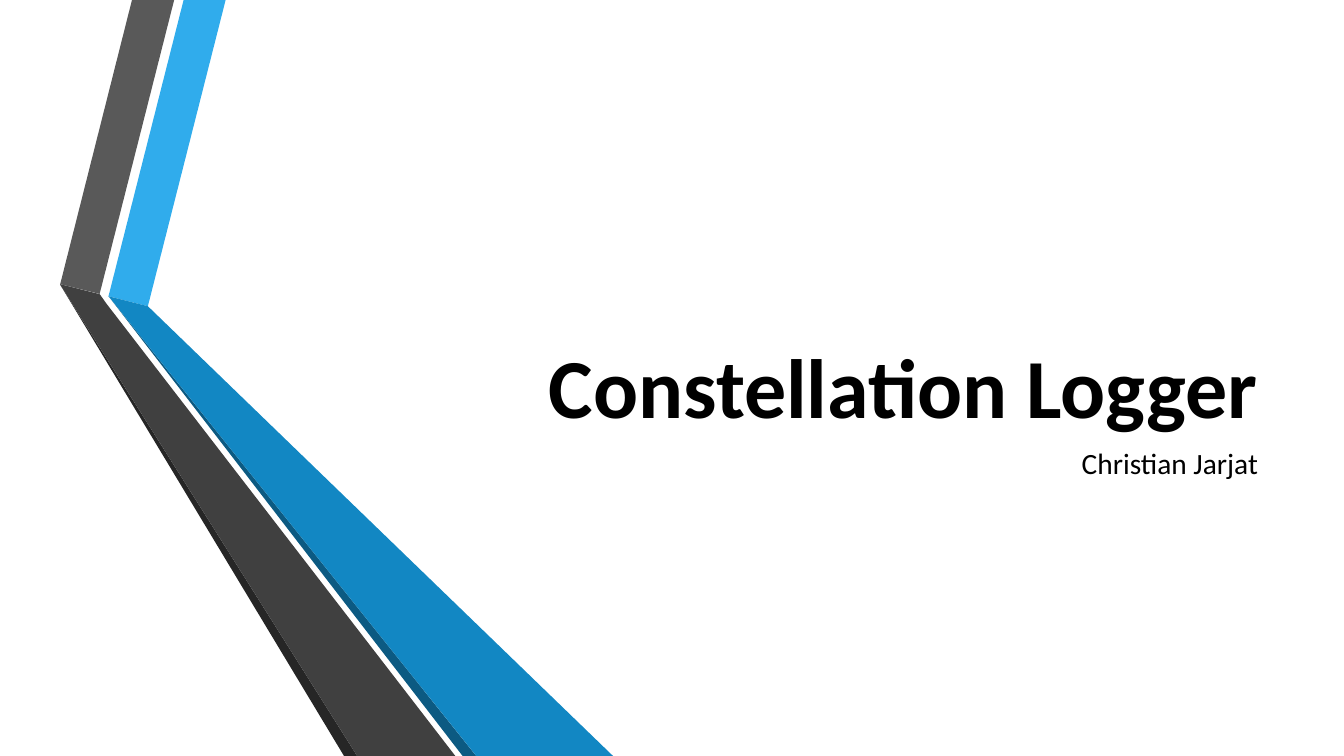
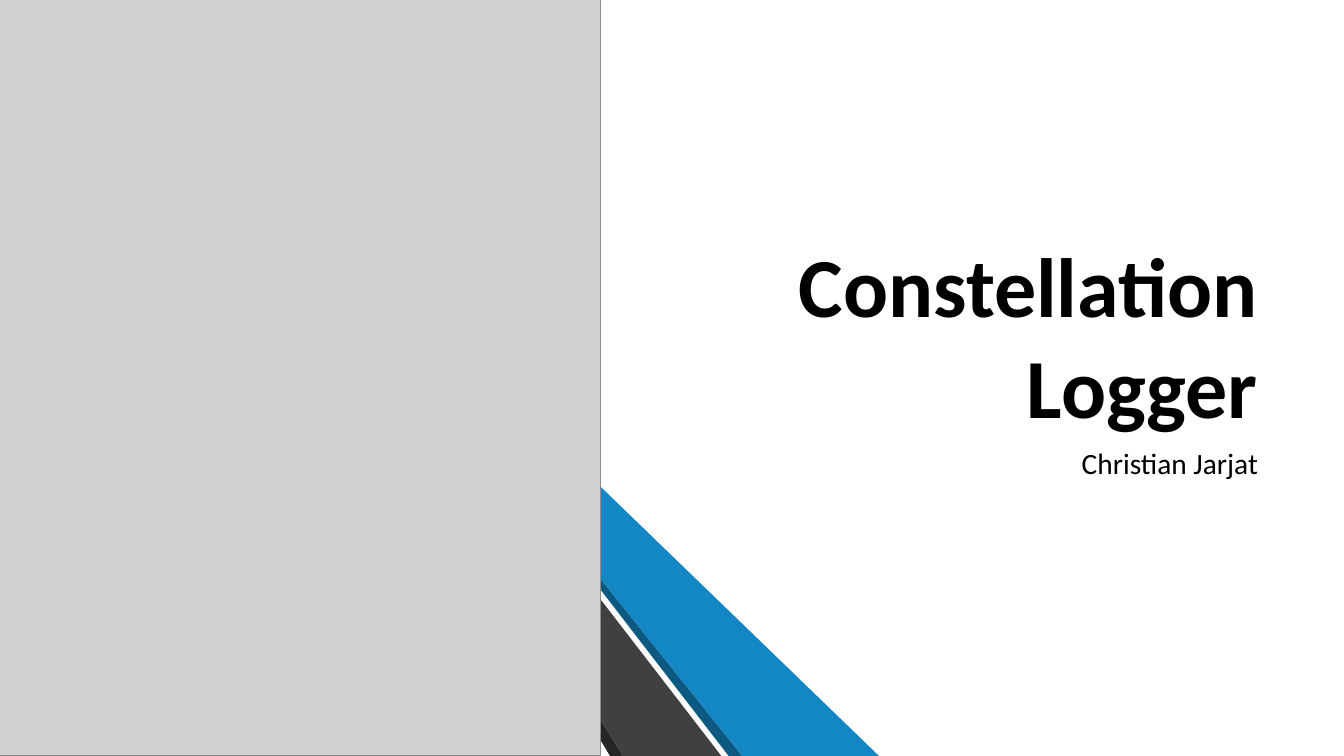
Before and after one commit to jarjc001/ConstellationLogger, a slide deck: slide 1 of Presentation/Jarjat-ConstellationLogger-Presentation.pptx. Drawn at 1344x756 pixels with LibreOffice and Linux fonts; fonts in the diff are those of the drawing; grey boxes stand for pictures; background and template pictures are left out. Boxes give left, top, right and bottom in pixels: in the first picture for what was removed or moved away, otherwise in the second. Text is boxed around its words. In the diff, an @@ line names an element or a change of style, - is before the commit and + after.

```diff
--- a/Presentation/Jarjat-ConstellationLogger-Presentation.pptx
+++ b/Presentation/Jarjat-ConstellationLogger-Presentation.pptx
@@ rectangle added at (0, 0, 1344, 756), fill #FFFFFF @@
@@ picture added at (0, 0, 601, 756) @@
@@ title "Constellation Logger" rewrapped from (549, 359, 1258, 433) to (799, 258, 1258, 433) @@
@@ group added at (327, 0, 880, 756): 6 freeform shapes @@
```
Also in this commit, not shown: 5 other slides changed, 10 slides added, 5 slides removed, 2 other files.
